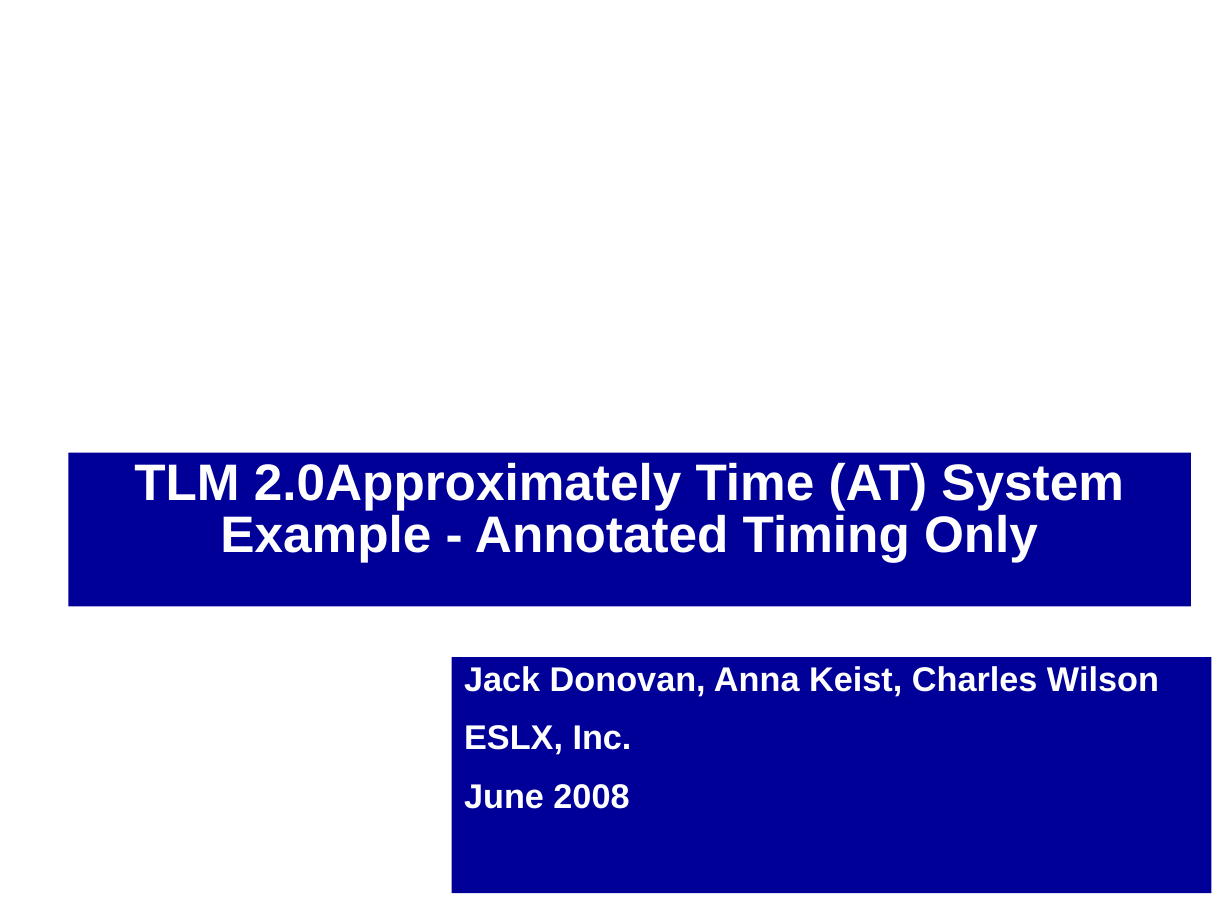
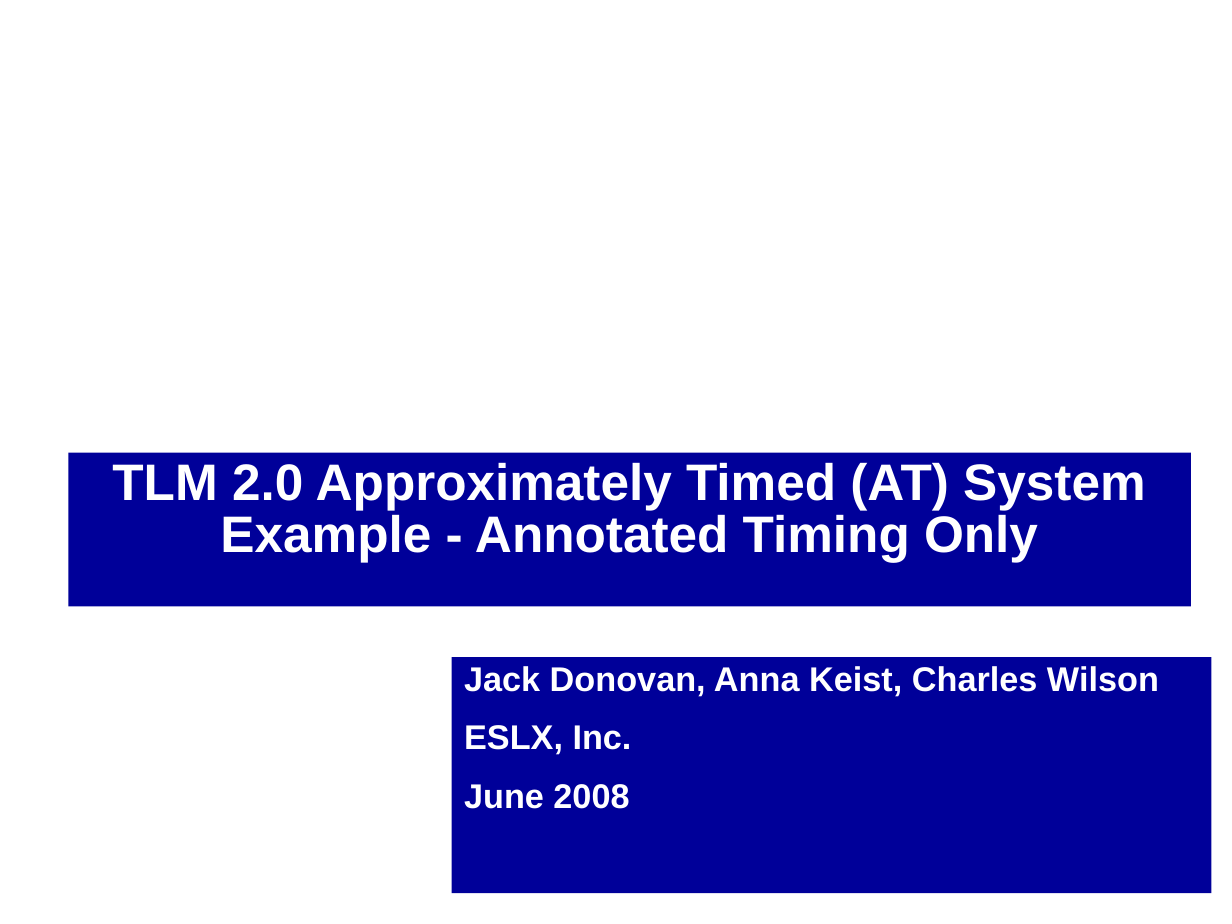
Before and after one commit to accellera-official/systemc, a slide deck: slide 1 of examples/tlm/at_1_phase/docs/at_1_phase_example.ppt. Drawn at 1232x924 pixels with LibreOffice and Linux fonts; fonts in the diff are those of the drawing; background and template pictures are left out. Boxes give left, top, right and bottom in pixels: in the first picture for what was removed or moved away, otherwise in the second. Text is boxed around its words. In the diff, an @@ line names an element or a change of style, - is before the commit and + after.

```diff
--- a/examples/tlm/at_1_phase/docs/at_1_phase_example.ppt
+++ b/examples/tlm/at_1_phase/docs/at_1_phase_example.ppt
@@ title at [112, 462, 1145, 563]: text changed @@
-TLM 2.0Approximately Time (AT) System Example - Annotated Timing Only
+TLM 2.0 Approximately Timed (AT) System Example - Annotated Timing Only
```
Also in this commit, not shown: 1 other slide changed, 10 other files.
